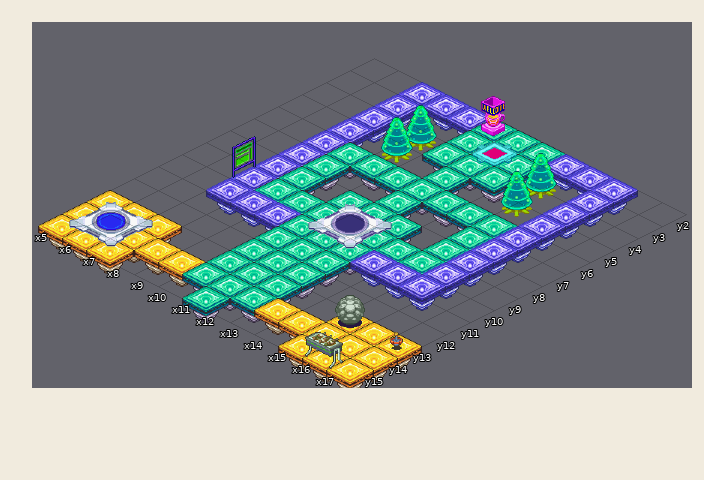
Tiled map, stored at areas/hp1.tmx. The first picture shows the starting point.
Cells are 64x32 px. Isometric: x runs down to the right, y down to the left. Shown: x 5..17, y 2..15. The old version is drawn lined up with the new one.
And afterwards:
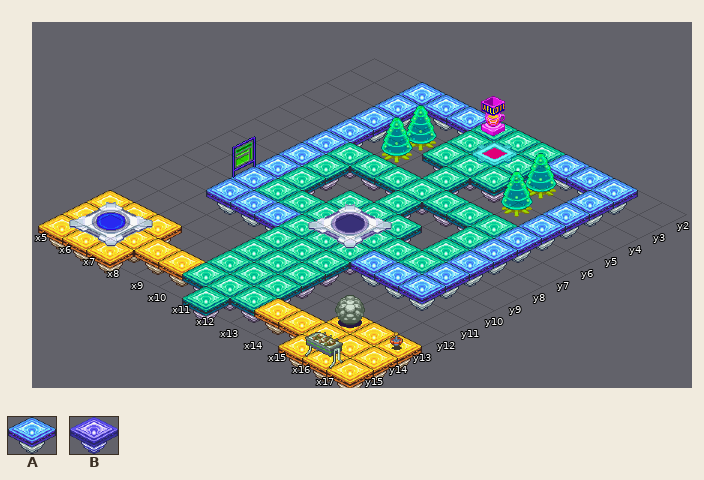
Key: from "rainbow_floor": A 6, B 15.
_ is an empty cell.
From old to new:
map size 20x30 -> 20x20 cells (old content now starts at 0,-10; both pictures use the new coordinates)
Layer "Tile Layer 1":
y 2: x 7..9 BBB -> AAA; x 13..15 BBB -> AAA
y 3..9: x 7 B -> A; x 15 B -> A
y 10: x 7..9 BBB -> AAA; x 13..15 BBB -> AAA
